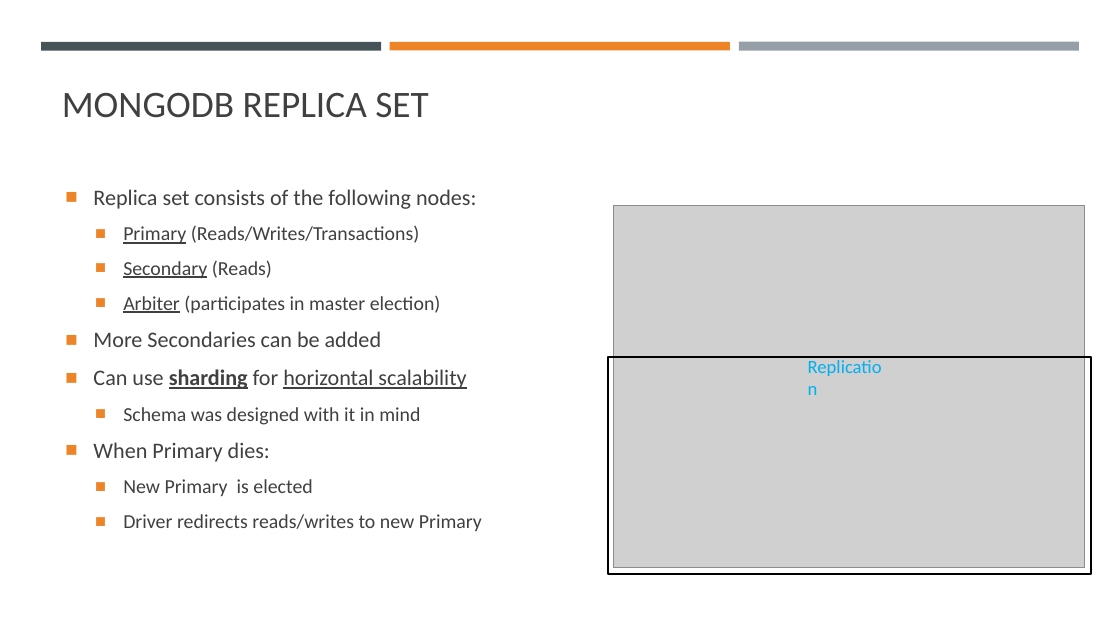
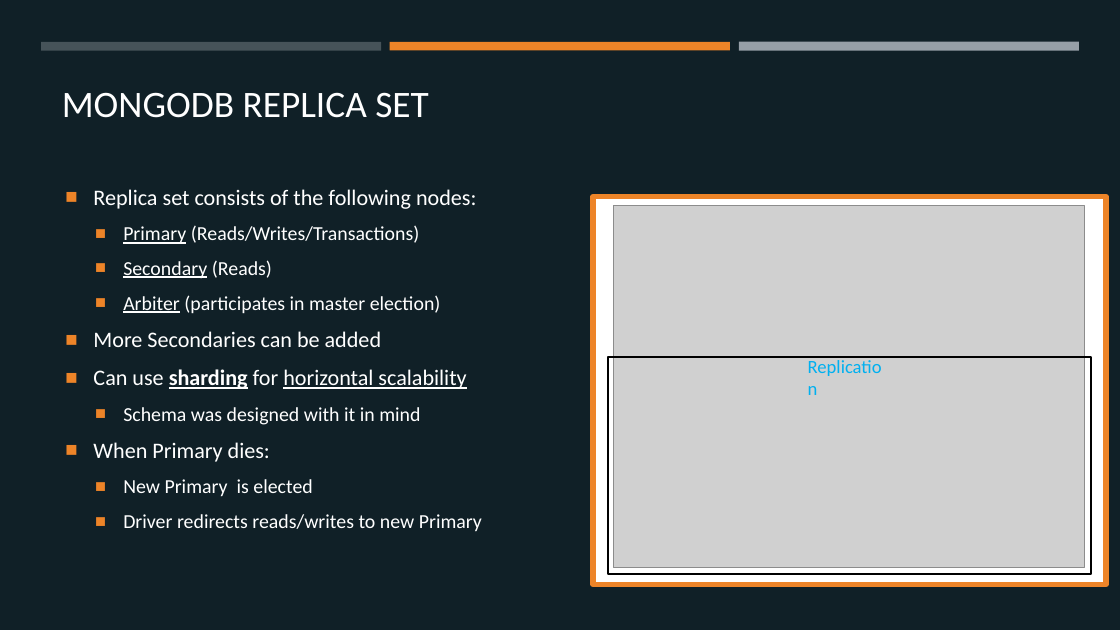
Before and after one commit to margaeor/COMP414-Distributed-Systems, a slide deck: slide 14 of presentation/Distributed.pptx (slide 12 before the commit). Drawn at 1120x630 pixels with LibreOffice and Linux fonts; fonts in the diff are those of the drawing; grey boxes stand for pictures. Boxes give left, top, right and bottom in pixels: in the first picture for what was removed or moved away, otherwise in the second. Text is boxed around its words. In the diff, an @@ line names an element or a change of style, - is before the commit and + after.

```diff
--- a/presentation/Distributed.pptx
+++ b/presentation/Distributed.pptx
@@ background #FFFFFF to #102027 @@
@@ title "MONGODB REPLICA SET" at box(62, 92, 429, 118): text colour #404040 to #FFFFFF @@
@@ text "Replica set consists of the ..." at box(93, 189, 482, 532): text colour #404040 to #FFFFFF @@
@@ rectangle added at box(593, 197, 1107, 585), fill #FFFFFF, outline #ED8428 4.5 pt @@
```
Also in this commit, not shown: 14 other slides changed, 2 slides added, 1 other file.
